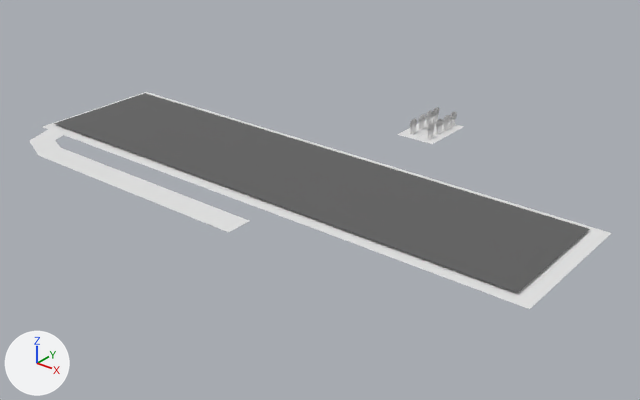
The Blender file lyddaero/lydd-airport.blend: old version first, new version second.
One viewpoint serves both versions: a 50 mm camera at (1027.0, -1277.0, 754.0) aimed at (-47.0, 65.0, -78.0). Every picture has the same lights, and +X, +Y and +Z are marked at lower left.

Names of what the first picture shows: 'Twy A', 'grass', 'rwy12/03'.
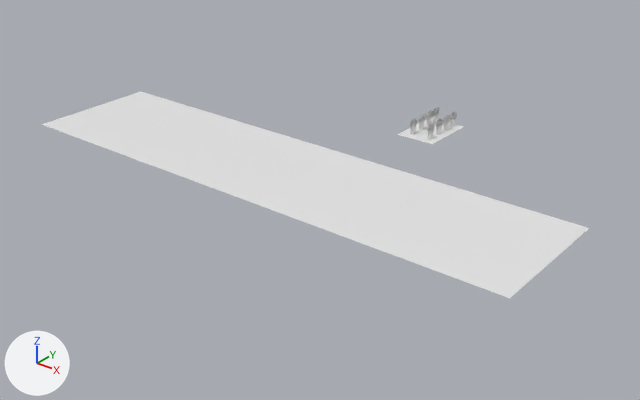
Commit message: gkrwoheriu vfwgriswdx
BEFBGVEWNMAHZHNGWD

ob_twy_a33 is not drawn itself; it is used by a modifier of ob_twy_a.

Pixel boxes (x1, y1, x2, y2) of what changed, in the pictures (640 x 400 px):
'grass', moved, rescaled
    before: (42, 92, 611, 309)
    after: (41, 92, 589, 298)
'rwy12/03', deleted
    before: (54, 93, 589, 293)
'Twy A', deleted
    before: (30, 129, 249, 232)

The edits, one by one:
Object 'rwy12/03' (ob_rwy12_03) is deleted.
Object 'grass' (ob_grass) moves from (-75.0, 0.0, 0.0) to (-100.0, 0.0, 1.0).
Object 'grass' (ob_grass) is rescaled from (627.0, 161.0, 15.9) to (613.0, 153.0, 14.2).
Object 'Twy A' (ob_twy_a) is deleted.
Object 'Twy A33' (ob_twy_a33) is deleted.
